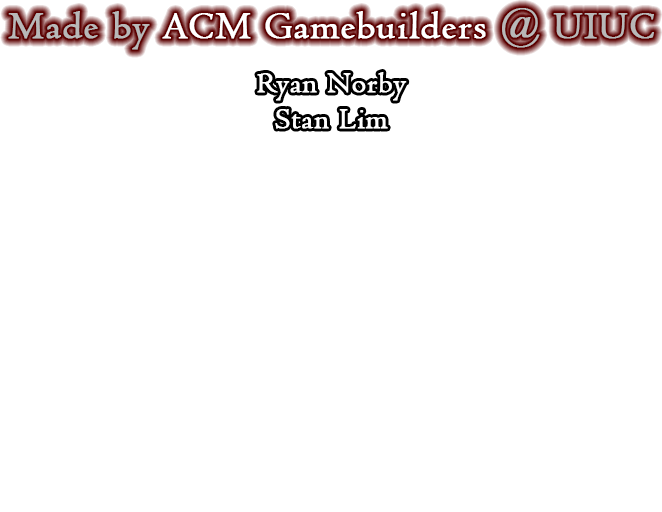
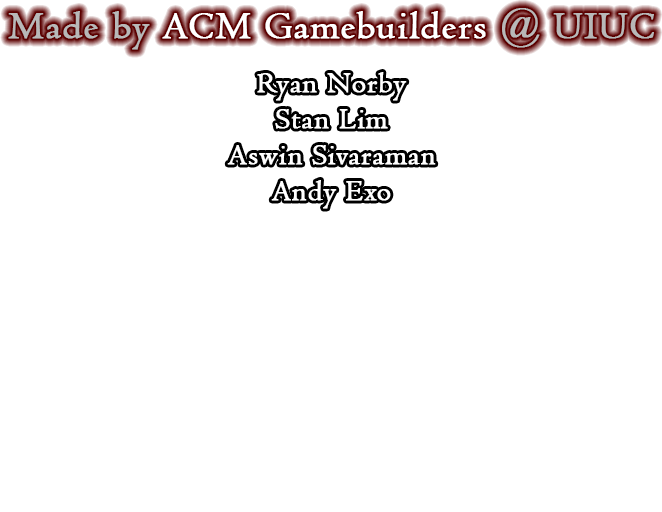
Layers edited between the first and the second 662 × 512 image:
renamed "Ryan Norby Stan Lim" to "Ryan Norby Stan Lim Aswin Sivaraman Andy Exo", painted on it over [227, 142, 436, 209]
